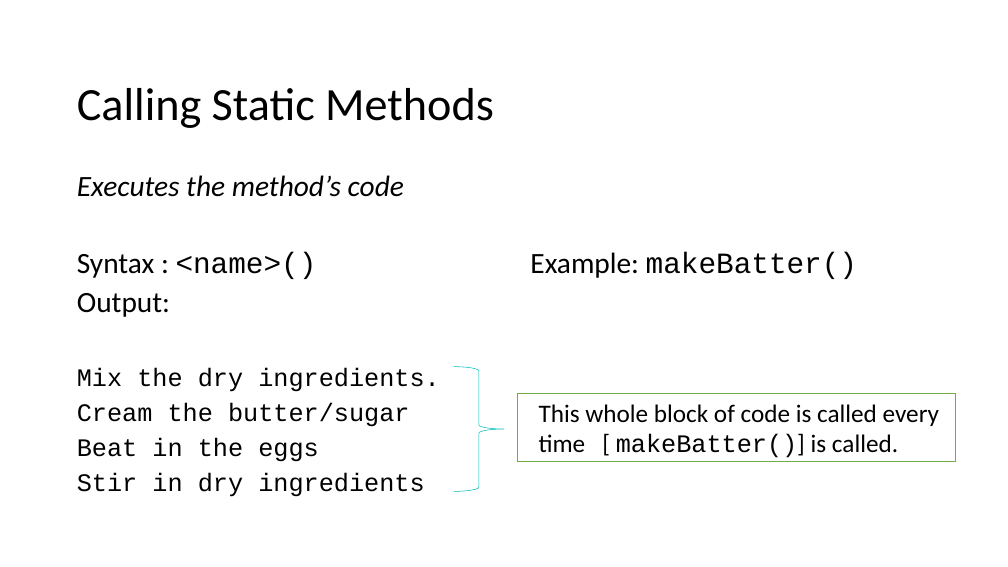
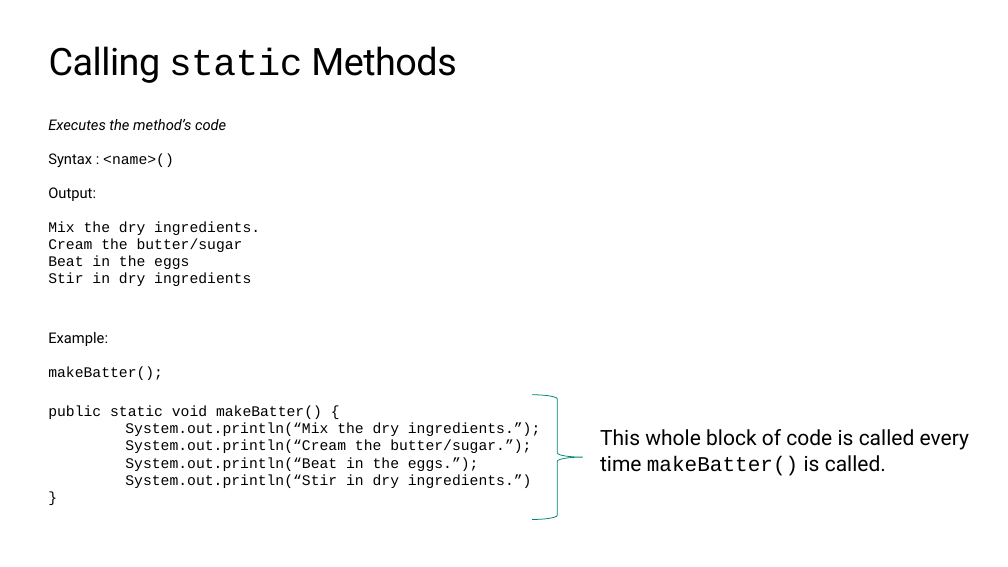
Before and after one commit to TEALSK12/apcsa-public, a slide deck: slide 62 of curriculum/Unit1/Unit1.pptx (slide 51 before the commit). Drawn at 1008x567 pixels with LibreOffice and Linux fonts; fonts in the diff are those of the drawing; background and template pictures are left out. Boxes give left, top, right and bottom in pixels: in the first picture for what was removed or moved away, otherwise in the second. Text is boxed around its words. In the diff, an @@ line names an element or a change of style, - is before the commit and + after.

```diff
--- a/curriculum/Unit1/Unit1.pptx
+++ b/curriculum/Unit1/Unit1.pptx
@@ title "Calling static Methods" at box(49, 46, 456, 83): vertical alignment middle to top @@
@@ title at box(49, 46, 456, 83): text changed; size 44 to 36 pt; font Calibri to Roboto @@
-Calling Static Methods
+Calling static Methods
@@ text at box(48, 119, 260, 286): size 28 to 14 pt, font Calibri to Roboto in "Executes the method’s code", "Output:"; size 24 to 14 pt in "Mix the dry ingredients.", "Cream the butter/sugar", "Beat in the eggs", "Stir in dry ingredients"; less space between paragraphs @@
@@ text "Executes the method’s code": place and size @@
-text "Executes the method’s code" at box(77, 175, 440, 497)
+text "Executes the method’s code" at box(48, 119, 260, 286)
@@ text at box(48, 153, 174, 167): text changed; size 28 to 14 pt @@
-Syntax : <name>() Example: makeBatter()
+Syntax : <name>()
@@ text added at box(48, 332, 540, 488), 14 pt, text #000000 @@
+Example:
+makeBatter();
+public static void makeBatter() {
+System.out.println(“Mix the dry ingredients.”);
+System.out.println(“Cream the butter/sugar.”);
+System.out.println(“Beat in the eggs.”);
+System.out.println(“Stir in dry ingredients.”)
+}
@@ rectangle removed at box(518, 393, 955, 462) @@
@@ right brace: place and size @@
-right brace at box(454, 367, 504, 492)
+right brace at box(532, 395, 583, 520)
@@ right brace at box(532, 395, 583, 520): outline #00BCB9 0.5 pt to #008575 0.75 pt @@
@@ text at box(600, 429, 969, 476): text changed; size 24 to 20 pt; font Calibri to Roboto @@
-This whole block of code is called every time [ makeBatter()] is called.
+This whole block of code is called every time makeBatter() is called.
```
Also in this commit, not shown: 64 other slides changed, 24 slides added, 13 slides removed.
